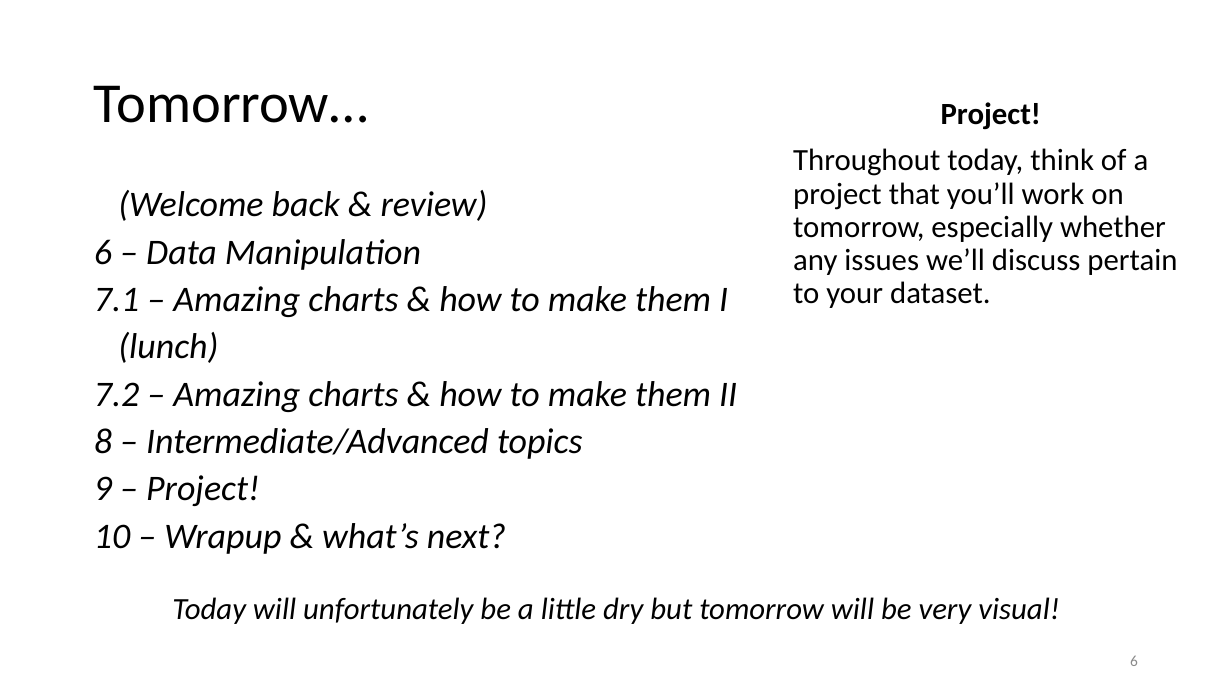
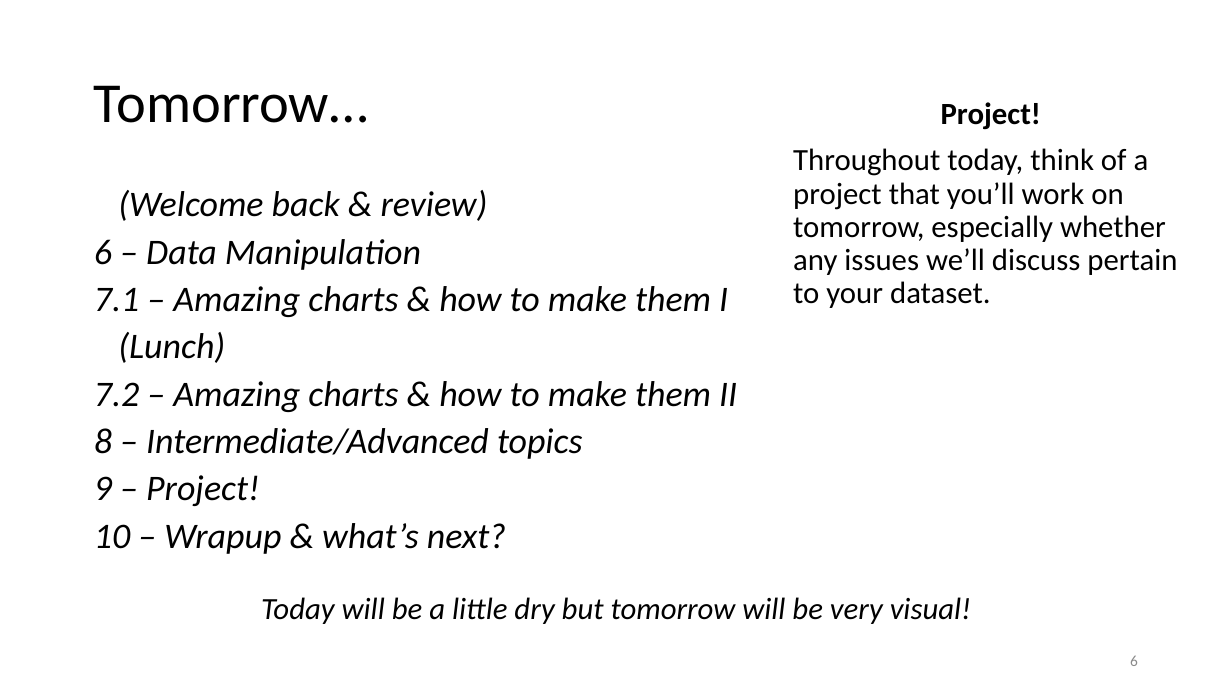
Before and after one commit to justinpriest/ADFG_R_Intro_Workshop, a slide deck: slide 6 of presentations/1 - Welcome and motivation.pptx. Drawn at 1232x693 pixels with LibreOffice and Linux fonts; fonts in the diff are those of the drawing. Boxes give left, top, right and bottom in pixels: in the first picture for what was removed or moved away, otherwise in the second. Text is boxed around its words. In the diff, an @@ line names an element or a change of style, - is before the commit and + after.

```diff
--- a/presentations/1 - Welcome and motivation.pptx
+++ b/presentations/1 - Welcome and motivation.pptx
@@ text at [118,332,225,363]: text changed @@
-(lunch)
+(Lunch)
@@ text at [261,597,971,624]: text changed @@
-Today will unfortunately be a little dry but tomorrow will be very visual!
+Today will be a little dry but tomorrow will be very visual!
```
Also in this commit, not shown: 6 other slides changed, 1 slide added, 1 slide removed.
